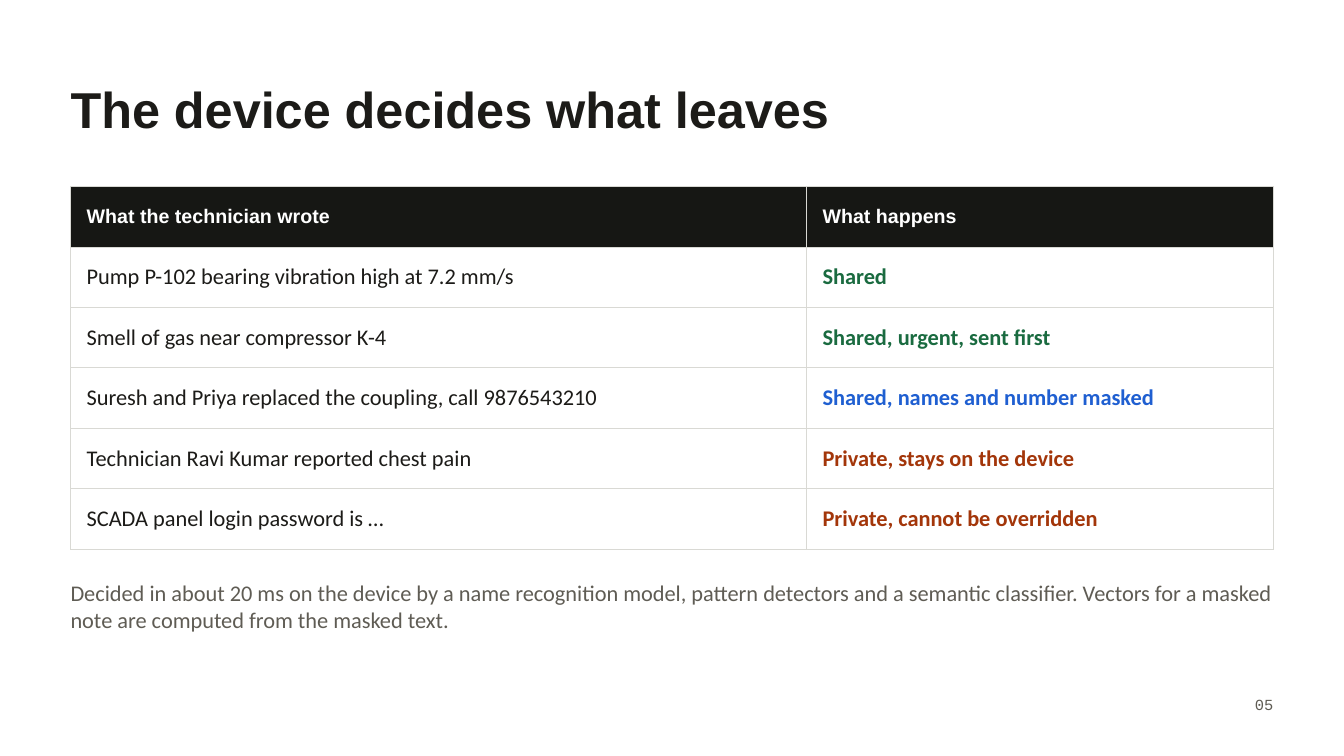
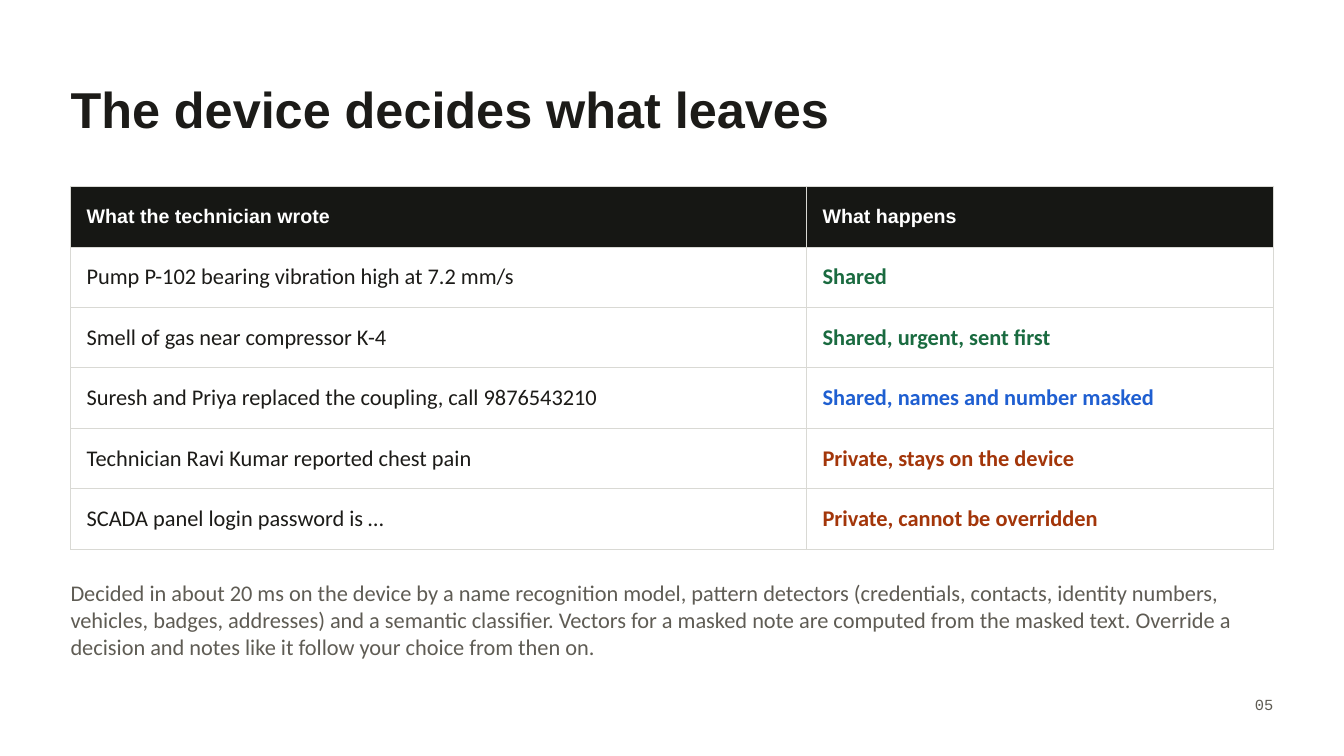
Before and after one commit to yabhinav1/fieldmind, a slide deck: slide 5 of docs/FieldMind-Compilers.pptx. Drawn at 1344x756 pixels with LibreOffice and Linux fonts; fonts in the diff are those of the drawing. Boxes give left, top, right and bottom in pixels: in the first picture for what was removed or moved away, otherwise in the second. Text is boxed around its words. In the diff, an @@ line names an element or a change of style, - is before the commit and + after.

```diff
--- a/docs/FieldMind-Compilers.pptx
+++ b/docs/FieldMind-Compilers.pptx
@@ text at (x1=71, y1=585, x2=1231, y2=659): text changed @@
-Decided in about 20 ms on the device by a name recognition model, pattern detectors and a semantic classifier. Vectors for a masked note are computed from the masked text.
+Decided in about 20 ms on the device by a name recognition model, pattern detectors (credentials, contacts, identity numbers, vehicles, badges, addresses) and a semantic classifier. Vectors for a masked note are computed from the masked text. Override a decision and notes like it follow your choice from then on.
```
Also in this commit, not shown: 6 other slides changed, 4 other files.
